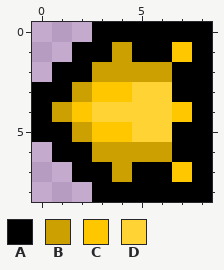
A pixel-art sprite gets an edit: Project_Eclipse_Game/sprites/bullet_Sprite/e515a8af-c21b-405a-8a60-54d865e76cfe.png. Above is the file before it was changed.
The file is 18x18 pixels, drawn in blocks of 2x2; one block is one cell here.
Palette (. is transparent): A #000000  B #cca000  C #ffc700  D #ffd333
Pixels before, first column x 0:
0 ...AAAAAA
1 ..AABAACA
2 .AABBBBAA
3 AABCCDDAA
4 ABCDDDDCA
5 AABCCDDAA
6 .AABBBBAA
7 ..AABAACA
8 ...AAAAAA
And afterwards:
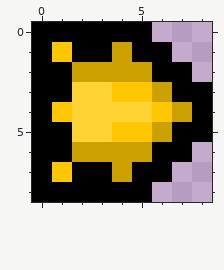
Difference:
y 0: x 0..2 ... -> AAA; x 6..8 AAA -> ...
y 1: x 0..1 .. -> AC; x 7..8 CA -> ..
y 2: x 0 . -> A; x 2 A -> B; x 6 B -> A; x 8 A -> .
y 3: x 2..3 BC -> DD; x 5..6 DD -> CB
y 4: x 1..2 BC -> CD; x 6..7 DC -> CB
y 5: x 2..3 BC -> DD; x 5..6 DD -> CB
y 6: x 0 . -> A; x 2 A -> B; x 6 B -> A; x 8 A -> .
y 7: x 0..1 .. -> AC; x 7..8 CA -> ..
y 8: x 0..2 ... -> AAA; x 6..8 AAA -> ...
Boxes around the changes in both pictures, in picture pixels (x1, y1, x2, y2):
changed: (32, 22, 212, 202)
